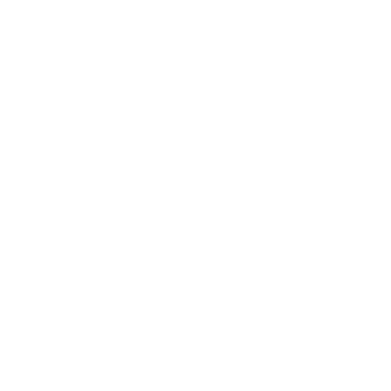
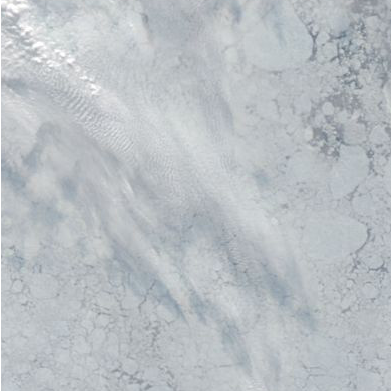
Layer changes from the first 391 × 391 image to the second:
added layer "238_chukchi-east_siberian_sea_100km_20190615.terra.truecolor.250m" above "Background" over [left=1, top=0, right=391, bottom=391]
